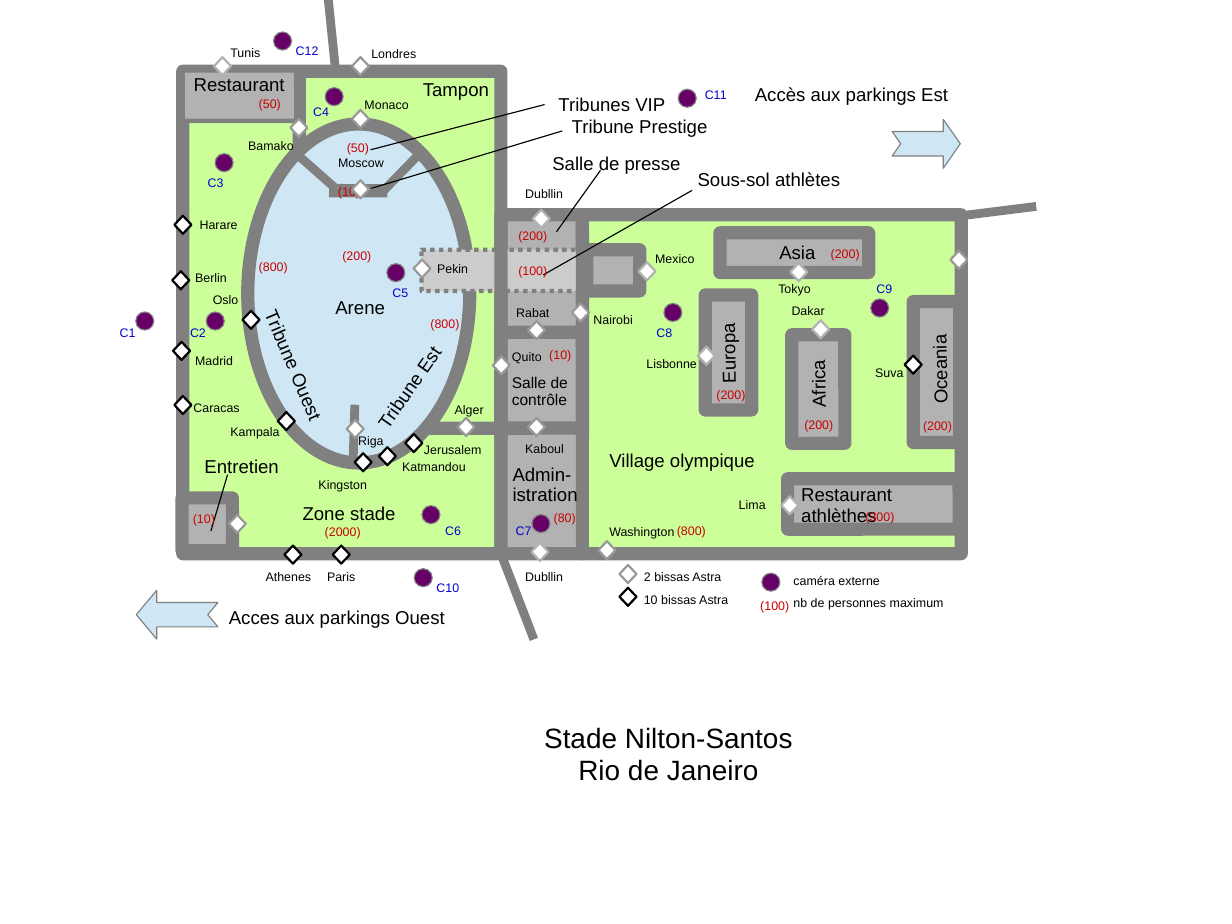
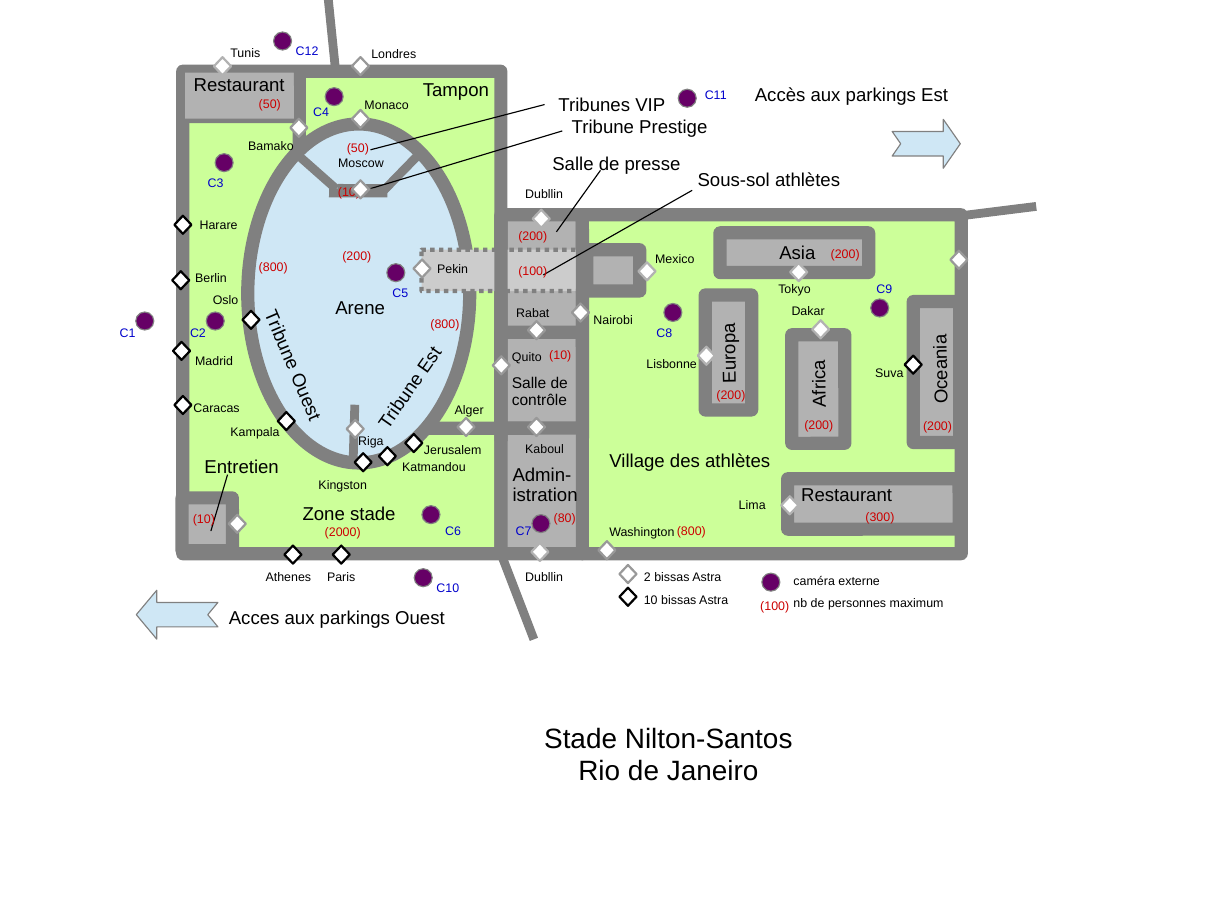
Before and after one commit to ScribesZone/CyberBatiment, a slide deck: slide 1 of docs/res/media/CyberBatiment.pptx. Drawn at 1232x924 pixels with LibreOffice and Linux fonts; fonts in the diff are those of the drawing. Boxes give left, top, right and bottom in pixels: in the first picture for what was removed or moved away, otherwise in the second. Text is boxed around its words. In the diff, an @@ line names an element or a change of style, - is before the commit and + after.

```diff
--- a/docs/res/media/CyberBatiment.pptx
+++ b/docs/res/media/CyberBatiment.pptx
@@ text at (609, 453, 770, 471): text changed @@
-Village olympique
+Village des athlètes
@@ text at (801, 488, 892, 501): text changed @@
-Restaurant athlèthes
+Restaurant
```
Also in this commit, not shown: 3 other files.
